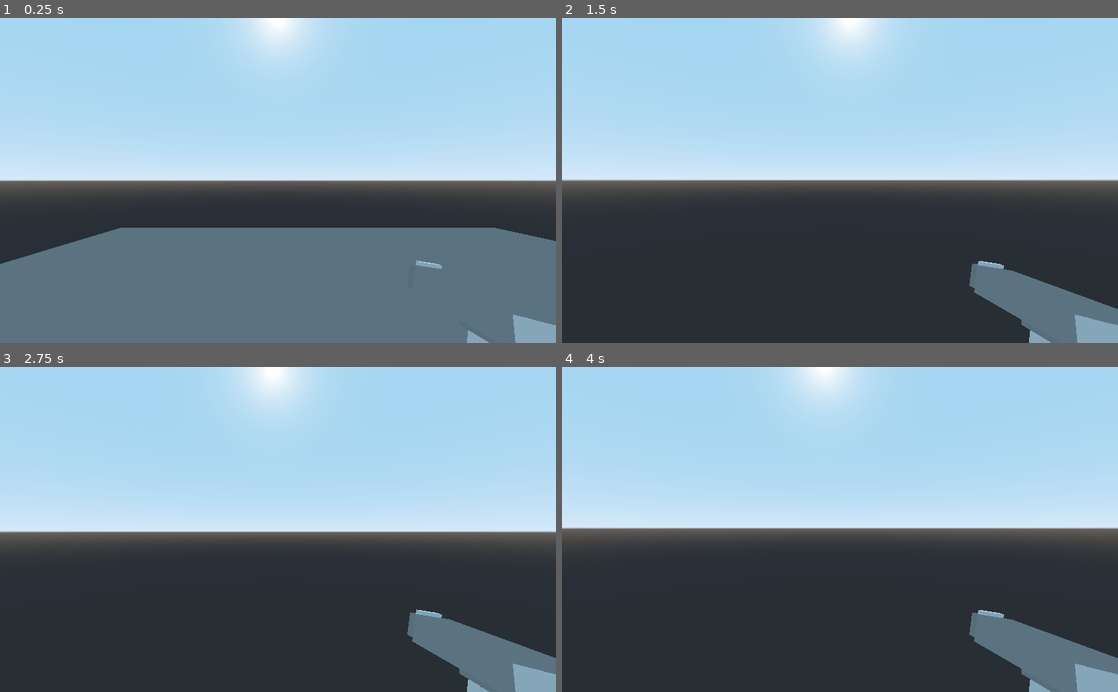
Above: before the commit, frames 1-4 (two rows, left to right).
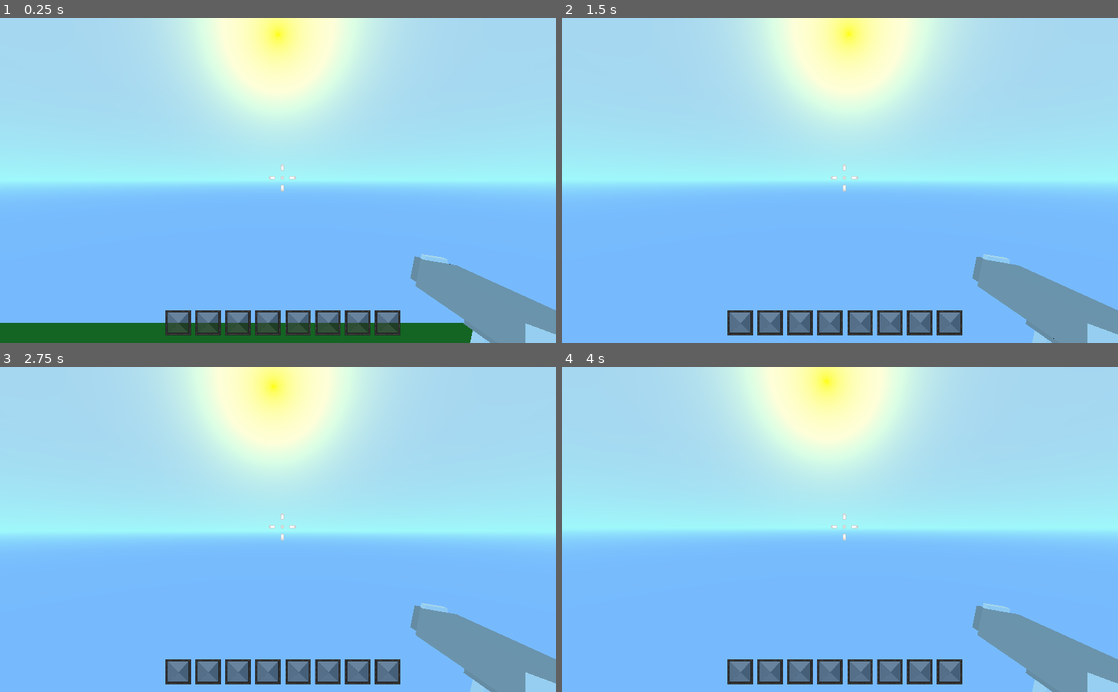
Above: after the commit, the same moments.

Repository: MortyHub/MinecraftButWorse
Game: Godot game, scene res://Scenes/MainScene.tscn
Same seed, same stepped clock (60 frames per second), same inputs: the game is played once before the commit and once after it. The project has no main scene, so this scene is started directly.
Inputs (mouse positions are in pixels of both pictures, inside the frame that each line leads up to):
- Up to frame 1 (0.25 s): no input
- Up to frame 2 (1.5 s): move the mouse to (867, 180) at 0.52 s; hold W (move_forward) from 0.53 s (still down); tap Space (jump) at 0.77 s; move the mouse to (812, 180) at 1.27 s
- Up to frame 3 (2.75 s): keep holding W (move_forward); tap Space (jump) at 1.52 s; tap Enter at 2 s; move the mouse to (289, 523) at 2.02 s
- Up to frame 4 (4 s): keep holding W (move_forward); tap Space (jump) at 2.75, 3.02, 3.77 s; move the mouse to (834, 536) at 2.77 s; tap Enter at 3.5 s; move the mouse to (878, 532) at 3.52 s

The runs differ from the first frame. In frame 1, 68% of the frame differs, in the area x 0-100%, y 0-100%; in frame 2, 68%; in frame 3, 68%; in frame 4, 68%.

Commit message:
Add files via upload

Diff:
--- /dev/null
+++ b/Scenes/Handgun.gd
@@ -0,0 +1,11 @@
+extends MeshInstance
+
+
+# Declare member variables here. Examples:
+# var a = 2
+# var b = "text"
+
+
+# Called when the node enters the scene tree for the first time.
+func _ready():
+	pass # Replace with function body.
--- a/Scenes/MainScene.tscn
+++ b/Scenes/MainScene.tscn
@@ -1,7 +1,11 @@
-[gd_scene load_steps=14 format=2]
+[gd_scene load_steps=21 format=2]
 
 [ext_resource path="res://assets/3D Models/Handgun[Pistol]1.obj" type="ArrayMesh" id=1]
 [ext_resource path="res://assets/Scripts/Player.gd" type="Script" id=2]
+[ext_resource path="res://assets/GUI/Crosshare.png" type="Texture" id=3]
+[ext_resource path="res://assets/GUI/InventorySlot.png" type="Texture" id=4]
+[ext_resource path="res://assets/skybox/sunlight.tres" type="ProceduralSky" id=5]
+[ext_resource path="res://assets/Sounds/BFNight.wav" type="AudioStream" id=7]
 
 [sub_resource type="CapsuleMesh" id=1]
 
@@ -45,16 +49,37 @@
 emission_operator = 0
 emission_on_uv2 = false
 
+[sub_resource type="SpriteFrames" id=13]
+animations = [ {
+"frames": [  ],
+"loop": true,
+"name": "default",
+"speed": 5.0
+} ]
+
+[sub_resource type="Animation" id=14]
+resource_name = "Gun Shoot"
+
 [sub_resource type="SpatialMaterial" id=11]
 vertex_color_is_srgb = true
-metallic = 1.0
-metallic_specular = 0.0
-emission_enabled = true
-emission = Color( 0.372549, 0.0313726, 0.0313726, 1 )
+params_line_width = 63.7
+params_point_size = 62.5
+albedo_color = Color( 0.0823529, 0.6, 0.0392157, 1 )
+metallic = 0.68
+metallic_specular = 0.91
+emission_enabled = true
+emission = Color( 0.0117647, 0.533333, 0.0313726, 1 )
 emission_energy = 3.9
 emission_operator = 1
 emission_on_uv2 = false
 
+[sub_resource type="Environment" id=12]
+background_mode = 2
+background_sky = ExtResource( 5 )
+background_sky_custom_fov = 78.8
+fog_color = Color( 0.105882, 0.105882, 0.105882, 1 )
+fog_depth_enabled = false
+
 [node name="Spatial" type="Spatial"]
 transform = Transform( 1, 0, 0, 0, 1, 0, 0, 0, 1, 4.44082, 7.31623, 7.02736 )
 
@@ -65,13 +90,14 @@
 [node name="MeshInstance" type="MeshInstance" parent="Player"]
 transform = Transform( 0.751037, 0, 0, 0, -4.37114e-08, -1, 0, 1, -4.37114e-08, 0.188, 0.088, 0 )
 mesh = SubResource( 1 )
+material/0 = null
 
 [node name="CollisionShape" type="CollisionShape" parent="Player"]
 transform = Transform( 1, 0, 0, 0, -4.8942e-08, -1.11966, 0, 1.17778, -5.14826e-08, 0.17105, 0.112412, -0.0266266 )
 shape = SubResource( 2 )
 
 [node name="foot" type="CollisionShape" parent="Player"]
-transform = Transform( 0.772145, 0, 0, 0, 1, 0, 0, 0, 1, 0.193905, -0.42796, 0 )
+transform = Transform( 0.680281, 0, 0, 0, 1, 0, 0, 0, 0.939599, 0.193905, -0.42796, 0 )
 shape = SubResource( 3 )
 
 [node name="head" type="CollisionShape" parent="Player"]
@@ -81,8 +107,109 @@
 [node name="Camera" type="Camera" parent="Player/head"]
 transform = Transform( 1.30487, 0, 0, 0, 1, 0, 0, 0, 1, 0.00717417, 0.304867, -0.225415 )
 
+[node name="CrossHair" type="TextureRect" parent="Player/head/Camera"]
+margin_left = 495.0
+margin_top = 270.0
+margin_right = 545.0
+margin_bottom = 320.0
+texture = ExtResource( 3 )
+
+[node name="Hotbar" type="Node" parent="Player/head/Camera"]
+
+[node name="hotbar1" type="TextureRect" parent="Player/head/Camera/Hotbar"]
+anchor_right = 0.051
+anchor_bottom = 0.088
+margin_left = 304.0
+margin_top = 539.0
+margin_right = 299.776
+margin_bottom = 533.2
+rect_pivot_offset = Vector2( -1268, -552 )
+texture = ExtResource( 4 )
+expand = true
+stretch_mode = 1
+
+[node name="hotbar2" type="TextureRect" parent="Player/head/Camera/Hotbar"]
+anchor_right = 0.051
+anchor_bottom = 0.088
+margin_left = 359.0
+margin_top = 539.0
+margin_right = 354.776
+margin_bottom = 533.2
+rect_pivot_offset = Vector2( -1323, -552 )
+texture = ExtResource( 4 )
+expand = true
+stretch_mode = 1
+
+[node name="hotbar3" type="TextureRect" parent="Player/head/Camera/Hotbar"]
+anchor_right = 0.051
+anchor_bottom = 0.088
+margin_left = 414.0
+margin_top = 539.0
+margin_right = 409.776
+margin_bottom = 533.2
+texture = ExtResource( 4 )
+expand = true
+stretch_mode = 1
+
+[node name="hotbar4" type="TextureRect" parent="Player/head/Camera/Hotbar"]
+anchor_right = 0.051
+anchor_bottom = 0.088
+margin_left = 469.0
+margin_top = 539.0
+margin_right = 464.776
+margin_bottom = 533.2
+texture = ExtResource( 4 )
+expand = true
+stretch_mode = 1
+
+[node name="hotbar5" type="TextureRect" parent="Player/head/Camera/Hotbar"]
+anchor_right = 0.051
+anchor_bottom = 0.088
+margin_left = 525.0
+margin_top = 539.0
+margin_right = 520.776
+margin_bottom = 533.2
+rect_pivot_offset = Vector2( -1268, -552 )
+texture = ExtResource( 4 )
+expand = true
+stretch_mode = 1
+
+[node name="hotbar6" type="TextureRect" parent="Player/head/Camera/Hotbar"]
+anchor_right = 0.051
+anchor_bottom = 0.088
+margin_left = 580.0
+margin_top = 539.0
+margin_right = 575.776
+margin_bottom = 533.2
+rect_pivot_offset = Vector2( -1323, -552 )
+texture = ExtResource( 4 )
+expand = true
+stretch_mode = 1
+
+[node name="hotbar7" type="TextureRect" parent="Player/head/Camera/Hotbar"]
+anchor_right = 0.051
+anchor_bottom = 0.088
+margin_left = 635.0
+margin_top = 539.0
+margin_right = 630.776
+margin_bottom = 533.2
+texture = ExtResource( 4 )
+expand = true
+stretch_mode = 1
+
+[node name="hotbar8" type="TextureRect" parent="Player/head/Camera/Hotbar"]
+anchor_right = 0.051
+anchor_bottom = 0.088
+margin_left = 690.0
+margin_top = 539.0
+margin_right = 685.776
+margin_bottom = 533.2
+texture = ExtResource( 4 )
+expand = true
+stretch_mode = 1
+
 [node name="Handgun" type="MeshInstance" parent="Player/head"]
-transform = Transform( -0.283841, 0.0335189, -0.0349307, 0.0229367, 0.157308, -0.00691195, -0.0421972, -0.00333639, -0.15459, 0.246458, -0.492769, -1.62799 )
+transform = Transform( -0.283706, 0.0327025, -0.0339724, 0.0266368, 0.156798, 0.00984179, -0.0404544, 0.0144247, -0.154552, 0.248547, -0.421342, -1.63019 )
 cast_shadow = 2
 extra_cull_margin = 150.31
 use_in_baked_light = true
@@ -95,9 +222,30 @@
 material/3 = SubResource( 8 )
 material/4 = SubResource( 9 )
 material/5 = SubResource( 10 )
-
-[node name="CSGBox" type="CSGBox" parent="."]
-transform = Transform( 8.59636, 0, 0, 0, 1, 0, 0, 0, 12.3039, -3.66972, -7.10467, 0 )
+material/6 = null
+material/7 = null
+material/8 = null
+material/9 = null
+material/10 = null
+
+[node name="AnimatedSprite3D" type="AnimatedSprite3D" parent="Player/head/Handgun"]
+frames = SubResource( 13 )
+
+[node name="AnimationPlayer" type="AnimationPlayer" parent="Player/head/Handgun/AnimatedSprite3D"]
+root_node = NodePath("../..")
+"anims/Gun Shoot" = SubResource( 14 )
+
+[node name="AudioStreamPlayer3D" type="AudioStreamPlayer3D" parent="Player"]
+transform = Transform( 1, 0, 0, 0, 0.985222, 0, 0, 0, 1, 0.79234, 2.25667, -0.13132 )
+stream = ExtResource( 7 )
+
+[node name="Island" type="Node" parent="."]
+
+[node name="CSGBox" type="CSGBox" parent="Island"]
+transform = Transform( 8.59636, 0, 0, 0, 0.288923, 0, 0, 0, 6.01905, 0.193089, 0.229202, 7.04751 )
 use_collision = true
 collision_layer = 0
 material = SubResource( 11 )
+
+[node name="Skybox" type="WorldEnvironment" parent="."]
+environment = SubResource( 12 )
--- /dev/null
+++ b/Scenes/Skybox.gd
@@ -0,0 +1,17 @@
+extends WorldEnvironment
+
+
+var beforeNight = preload("res://assets/Sounds/BFNight.mp3")
+
+
+# Called when the node enters the scene tree for the first time.
+func _ready():
+	pass # Replace with function body.
+
+
+
+
+
+# Called every frame. 'delta' is the elapsed time since the previous frame.
+#func _process(delta):
+#	pass
--- a/assets/Scripts/Player.gd
+++ b/assets/Scripts/Player.gd
@@ -12,6 +12,7 @@
 
 
 onready var head = $head
+
 
 func _ready():
 	Input.set_mouse_mode(Input.MOUSE_MODE_CAPTURED)
--- /dev/null
+++ b/assets/skybox/moon.tres
@@ -0,0 +1,12 @@
+[gd_resource type="ProceduralSky" format=2]
+
+[resource]
+sky_top_color = Color( 0.141176, 0.141176, 0.141176, 1 )
+sky_horizon_color = Color( 0.027451, 0.027451, 0.027451, 1 )
+sky_curve = 39678.5
+sky_energy = 0.0
+ground_bottom_color = Color( 0.0509804, 0.0509804, 0.0509804, 1 )
+ground_horizon_color = Color( 0, 0, 0, 1 )
+sun_color = Color( 0.396078, 0.396078, 0.396078, 1 )
+sun_angle_min = 0.0
+sun_curve = 0.00441938
--- /dev/null
+++ b/assets/skybox/sunlight.tres
@@ -0,0 +1,12 @@
+[gd_resource type="ProceduralSky" format=2]
+
+[resource]
+sky_horizon_color = Color( 0.623529, 0.976471, 0.984314, 1 )
+ground_bottom_color = Color( 0.466667, 0.733333, 0.996078, 1 )
+ground_horizon_color = Color( 0.623529, 0.976471, 0.984314, 1 )
+sun_color = Color( 0.945098, 1, 0, 1 )
+sun_latitude = 36.49
+sun_angle_min = 0.0
+sun_angle_max = 129.09
+sun_curve = 0.0637281
+sun_energy = 3.59
Binary file added: assets/GUI/Crosshare.png
Not shown, added: assets/GUI/Crosshare.png.import
Binary file added: assets/GUI/InventorySlot.png
Not shown, added: assets/GUI/InventorySlot.png.import
Empty file added: assets/Scripts/Audio.gd
Empty file added: assets/Scripts/Skybox.gd
Not shown, added: assets/Sounds/BFNight.wav.import
Not shown, added: export_presets.cfg
Not shown, added: assets/Sounds/BFNight.wav
